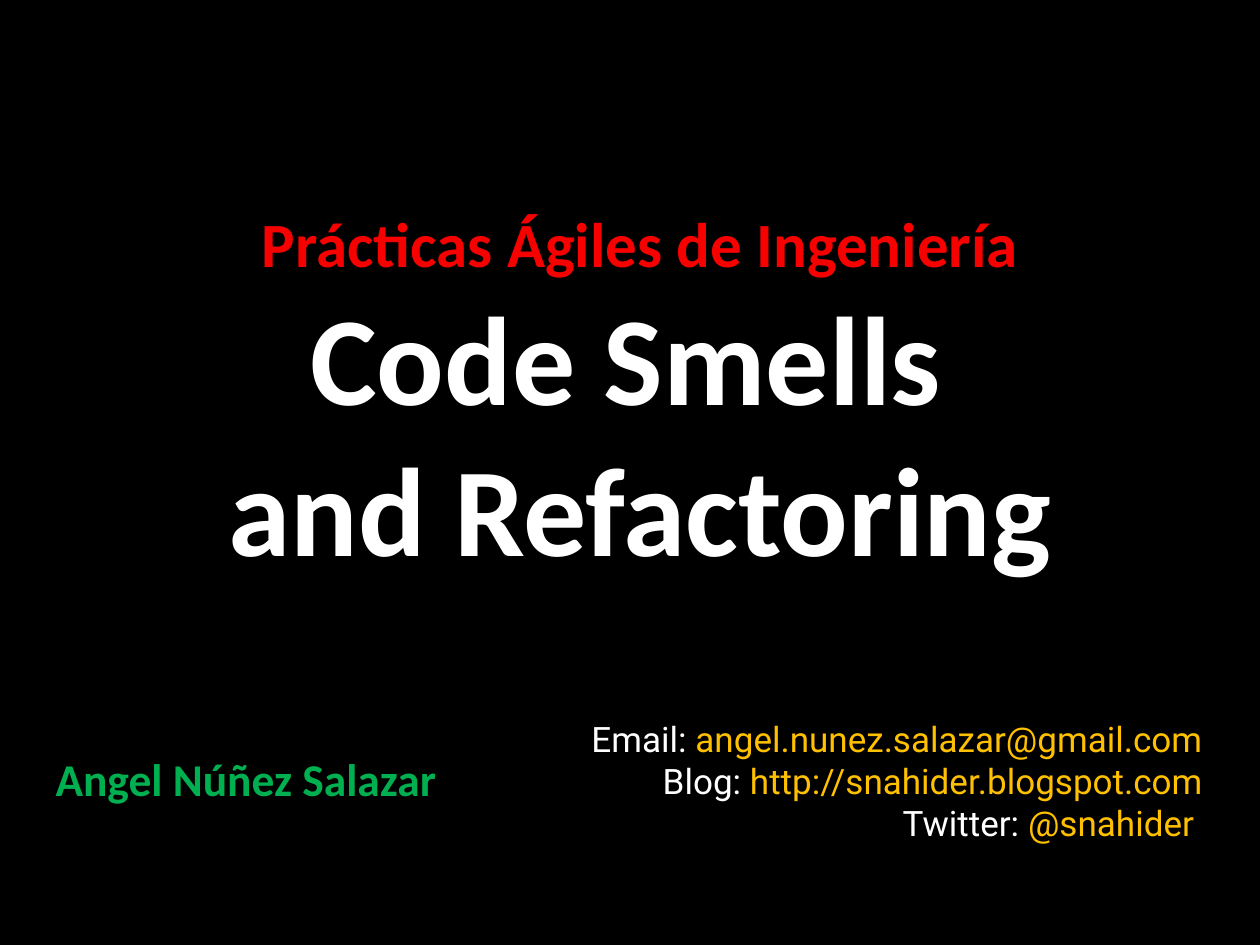
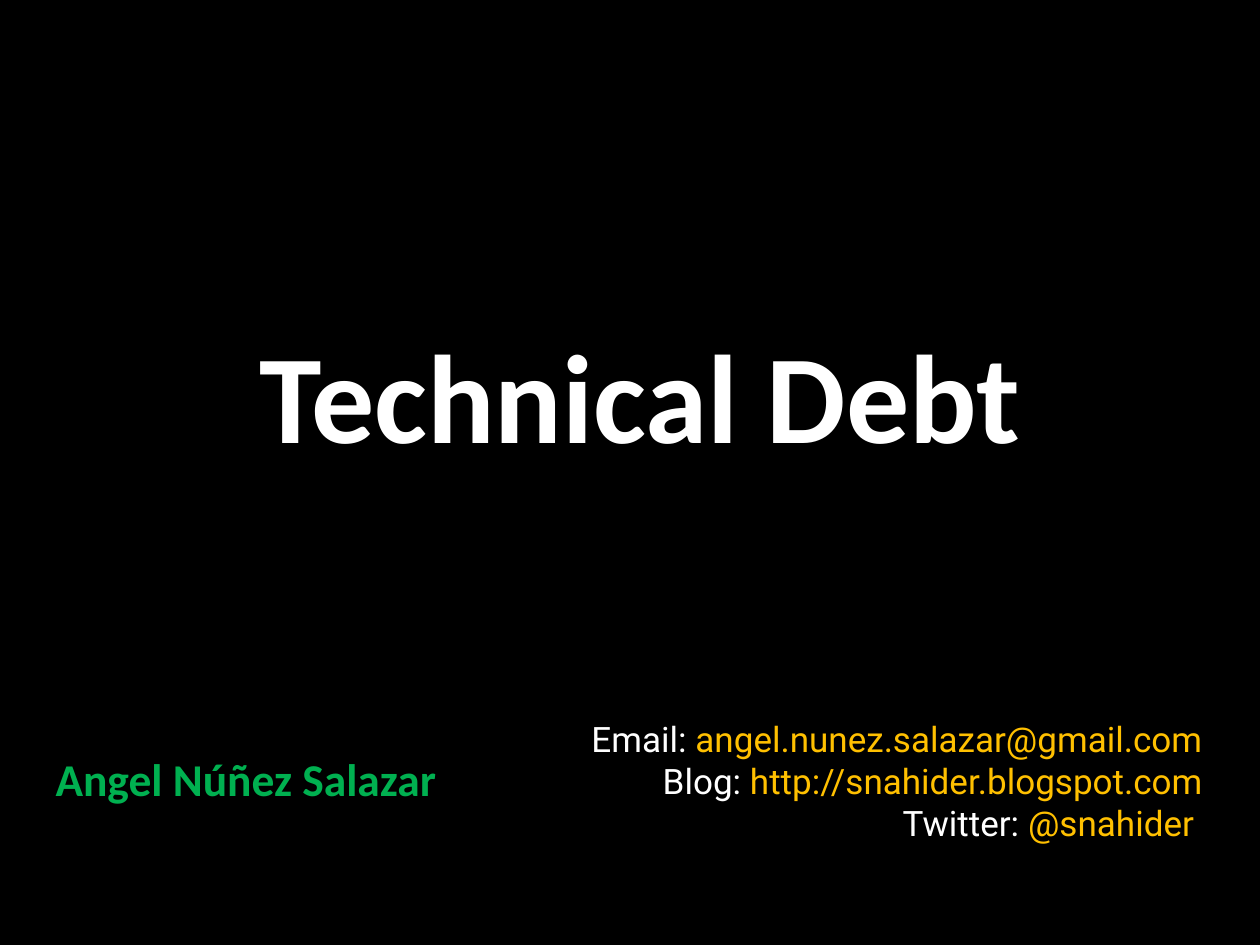
Before and after one commit to angelnunezsalazar/Code-Smells-and-Refactoring, a slide deck: slide 2 of Diapositivas/Code Smells and Refactoring.pptx (slide 1 before the commit). Drawn at 1260x945 pixels with LibreOffice and Linux fonts; fonts in the diff are those of the drawing; background and template pictures are left out. Boxes give left, top, right and bottom in pixels: in the first picture for what was removed or moved away, otherwise in the second. Text is boxed around its words. In the diff, an @@ line names an element or a change of style, - is before the commit and + after.

Commit message:
- Dinámica Technical Debt - Slides Technical Debt - Descripción Smells en Español - Imágenes de Smells en Slides

```diff
--- a/Diapositivas/Code Smells and Refactoring.pptx
+++ b/Diapositivas/Code Smells and Refactoring.pptx
@@ title at (260, 354, 1021, 444): text changed; size 36 to 72 pt; text colour #F60000 to #FFFFFF @@
-Prácticas Ágiles de Ingeniería
-Code Smells
-and Refactoring
+Technical Debt
```
Also in this commit, not shown: 10 other slides changed, 21 slides added, 3 slides removed, 15 other files.
